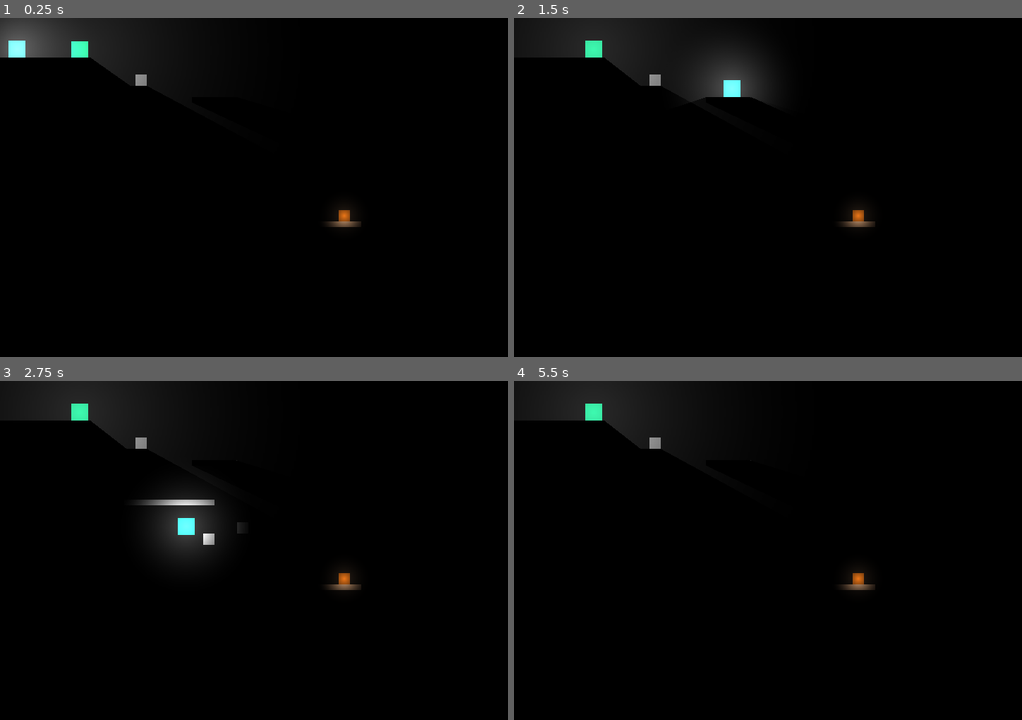
Above: before the commit, frames 1-4 (two rows, left to right).
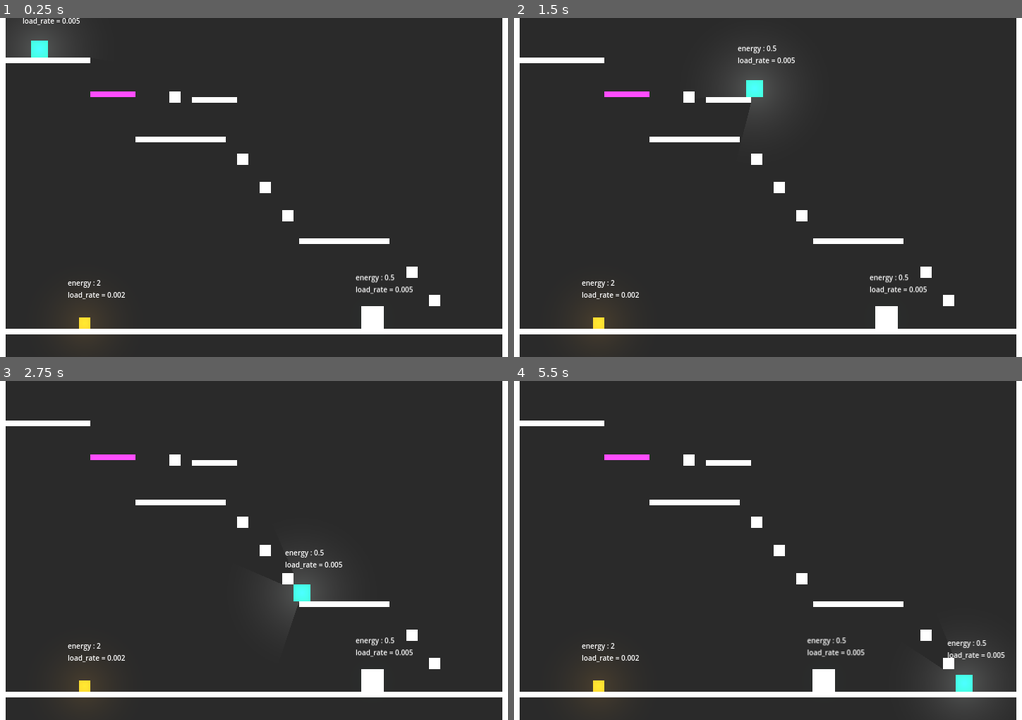
Above: after the commit, the same moments.

Repository: ToastedBrains/glow-me
Game: Godot game, scene res://levels/level1/level_1.tscn
Same seed, same stepped clock (60 frames per second), same inputs: the game is played once before the commit and once after it.
Inputs:
- Up to frame 1 (0.25 s): no input
- Up to frame 2 (1.5 s): tap Enter (ui_accept) at 0.5, 0.77 s; hold Right (ui_right) from 0.53 s (still down)
- Up to frame 3 (2.75 s): tap Enter (ui_accept) at 1.52 s; release Right (ui_right) at 2.03 s; hold Left (ui_left) from 2.03 s (still down)
- Up to frame 4 (5.5 s): release Left (ui_left) at 2.78 s; hold Right (ui_right) 2.78-4.28 s; tap Enter (ui_accept) at 3.02, 3.77, 4.52 s; hold Left (ui_left) 4.28-5.03 s; hold Right (ui_right) from 5.03 s (still down)

The runs differ from the first frame. In frame 1, 96% of the frame differs, in the area x 0-100%, y 0-100%; in frame 2, 94%; in frame 3, 93%; in frame 4, 96%.

Commit message:
Phospho feature alpha.

Diff:
--- a/LightSources/light_source.gd
+++ b/LightSources/light_source.gd
@@ -1,36 +1,23 @@
-extends Area2D
+extends StaticBody2D
 
 
 # Called when the node enters the scene tree for the first time.
 func _ready():
-	pass # Replace with function body.
 
+	$Phosphorescence.min_energy = 2.0
+	$Phosphorescence.max_energy = 2.0
+	$Phosphorescence.load_rate = 0.002
+	$Phosphorescence.color = Color(0.743, 0.484, 0.094, 1)
+	$Phosphorescence.change_state(3)
+
+	#@onready var energy = 2.0
+#@onready var min_energy = 0.5
+#@onready var max_energy = 2.0
+#@onready var max_load = 2.0
+#@onready var load_rate = 0.005
+#@onready var unload_rate = 0.001
+#@onready var min_radius = 1
 
 # Called every frame. 'delta' is the elapsed time since the previous frame.
 func _process(delta):
 	pass
-
-
-
-
-func _on_body_entered(body):
-	if body is CharacterBody2D:
-#		print(body)
-		var props = body.get_property_list()
-		for p in props:
-			print(p)
-		body.charging = true
-#	queue_free()
-#	body.power_up = true
-#	body.queue_free()
-#	body.charge_up()
-
-
-
-func _on_body_exited(body):
-	if body is CharacterBody2D:
-#		print(body)
-		var props = body.get_property_list()
-		for p in props:
-			print(p)
-		body.charging = false
--- a/LightSources/light_source.tscn
+++ b/LightSources/light_source.tscn
@@ -1,16 +1,13 @@
 [gd_scene load_steps=4 format=3 uid="uid://cmwujakjog1t7"]
 
-[ext_resource type="Texture2D" uid="uid://c75m4rx1nsw3h" path="res://assets/sprites/light_temp.png" id="1_i24e3"]
 [ext_resource type="Script" path="res://LightSources/light_source.gd" id="1_vgbqu"]
+[ext_resource type="PackedScene" uid="uid://t11l2j1r1tre" path="res://Phosphorescents/phosphorescence.tscn" id="2_wnk5r"]
 
-[sub_resource type="CircleShape2D" id="CircleShape2D_2dk45"]
-radius = 40.0
+[sub_resource type="RectangleShape2D" id="RectangleShape2D_hybrr"]
+size = Vector2(16, 16)
 
-[node name="LightSource" type="Area2D" groups=["light_sources"]]
+[node name="LightSource" type="StaticBody2D" groups=["light_sources"]]
 script = ExtResource("1_vgbqu")
-
-[node name="CollisionShape2D" type="CollisionShape2D" parent="."]
-shape = SubResource("CircleShape2D_2dk45")
 
 [node name="ColorRect" type="ColorRect" parent="."]
 offset_left = -8.0
@@ -19,10 +16,7 @@
 offset_bottom = 8.0
 color = Color(0.92549, 0.619608, 0.176471, 1)
 
-[node name="PointLight2D" type="PointLight2D" parent="."]
-scale = Vector2(0.333333, 0.333333)
-color = Color(1, 0.756863, 0.556863, 1)
-texture = ExtResource("1_i24e3")
+[node name="CollisionShape2D" type="CollisionShape2D" parent="."]
+shape = SubResource("RectangleShape2D_hybrr")
 
-[connection signal="body_entered" from="." to="." method="_on_body_entered"]
-[connection signal="body_exited" from="." to="." method="_on_body_exited"]
+[node name="Phosphorescence" parent="." instance=ExtResource("2_wnk5r")]
--- a/Phosphorescents/phospho_cube.gd
+++ /dev/null
@@ -1,18 +0,0 @@
-extends RigidBody2D
-
-@onready var power_up = false
-
-func charge_up():
-	power_up = true
-
-func charge_down():
-	power_up = false
-
-
-func _ready():
-	pass # Replace with function body.
-
-
-# Called every frame. 'delta' is the elapsed time since the previous frame.
-func _process(delta):
-	pass
--- a/Phosphorescents/phospho_cube.tscn
+++ /dev/null
@@ -1,32 +0,0 @@
-[gd_scene load_steps=4 format=3 uid="uid://cxwblhx28wseb"]
-
-[ext_resource type="Texture2D" uid="uid://c75m4rx1nsw3h" path="res://assets/sprites/light_temp.png" id="1_jm8ml"]
-[ext_resource type="Script" path="res://Phosphorescents/phospho_cube.gd" id="1_wjrgd"]
-
-[sub_resource type="RectangleShape2D" id="RectangleShape2D_gviq2"]
-size = Vector2(24, 24)
-
-[node name="PhosphoCube" type="RigidBody2D" groups=["phosphorescents"]]
-script = ExtResource("1_wjrgd")
-
-[node name="ColorRect" type="ColorRect" parent="."]
-anchors_preset = 8
-anchor_left = 0.5
-anchor_top = 0.5
-anchor_right = 0.5
-anchor_bottom = 0.5
-offset_left = -12.0
-offset_top = -12.0
-offset_right = 12.0
-offset_bottom = 12.0
-grow_horizontal = 2
-grow_vertical = 2
-color = Color(0.243137, 0.984314, 0.694118, 1)
-
-[node name="CollisionShape2D" type="CollisionShape2D" parent="."]
-shape = SubResource("RectangleShape2D_gviq2")
-
-[node name="PointLight2D" type="PointLight2D" parent="."]
-shadow_enabled = true
-texture = ExtResource("1_jm8ml")
-texture_scale = 3.0
--- /dev/null
+++ b/Phosphorescents/phosphorescence.gd
@@ -0,0 +1,108 @@
+extends Node2D
+
+enum {INIT, CHARGING, DISCHARGING, PERMANENT}
+
+var state = INIT
+var energy = 2.0
+var min_energy = 0.5
+var max_energy = 2.0
+var max_load = 2.0
+var load_rate = 0.005
+var unload_rate = 0.001
+var min_radius = 1
+var color = Color(0.243, 0.984, 0.694, 1)
+
+var sources = []
+var id : int
+
+@export var permanent = false
+
+
+
+func change_state(
+		new_state,
+		source_power : float = 0.0,
+		#source_rate : float = 0.0,
+	):
+	if new_state == PERMANENT:
+		energy = max_energy
+		$PointLight2D.texture_scale = max_energy
+		$Halo/CollisionShape2D.set_scale(Vector2(max_energy, max_energy))
+	else:
+		match new_state:
+			INIT:
+				energy = min_energy
+			CHARGING:
+				sources.append(source_power)
+				#load_rate += source_rate
+				max_load = sources.max()
+			DISCHARGING:
+				#load_rate = clamp(load_rate - source_rate, 0, 99)
+				var i = sources.find(source_power)
+				if i > -1:
+					sources.erase(i)
+	state = new_state
+
+
+func set_energy():
+	# The body is always unloading energy.
+	if state != PERMANENT:
+		energy = clamp(energy - unload_rate * 1, min_energy, max_energy)
+		$PointLight2D.texture_scale = clamp($PointLight2D.texture_scale - $PointLight2D.texture_scale * unload_rate, min_radius, max_energy)
+		$PointLight2D.energy = energy
+		$Halo/CollisionShape2D.set_scale(Vector2(energy, energy))
+
+	var r = energy / max_energy
+	$PointLight2D.color = Color(color.r * r, color.g * r, color.b * r, 1)
+
+	if state == CHARGING:
+		energy = clamp(energy + load_rate, min_energy, max_energy)
+		$PointLight2D.energy = energy
+		$PointLight2D.texture_scale = clamp($PointLight2D.texture_scale + $PointLight2D.texture_scale * load_rate, min_radius, max_energy)
+		$Halo/CollisionShape2D.set_scale(Vector2(energy, energy))
+
+func emit():
+	pass
+
+func absorb():
+	pass
+
+
+func _ready():
+	randomize()
+	id = randi_range(1, 999999)
+	#$Halo/CollisionShape2D.disabled = true
+	#await get_tree().create_timer(5).timeout
+	#$Halo/CollisionShape2D.disabled = false
+	change_state(INIT)
+	get_parent().add_to_group("phosphorescents")
+	#if permanent:
+		#change_state(PERMANENT)
+
+func _process(delta):
+	set_energy()
+	$Label.text = "energy : {energy}\nload_rate = {load_rate}".format({
+		"energy": energy,
+		"load_rate": load_rate,
+		})
+
+
+func _on_halo_body_entered(body):
+	#print("enter ", body.name)
+	if body.is_in_group("phosphorescents"):
+		print("Is Phosphorescence! => ", body)
+		var phosphorescent = body.get_node("Phosphorescence")
+		if id != phosphorescent.id:
+		#print("ID of this: ", id, " - Body's ID: ", phosphorescent.id)
+		#print(phosphorescent)
+		#phosphorescent.sources
+			phosphorescent.change_state(1, energy)
+		#print(phosphorescent.state)
+
+
+func _on_halo_body_exited(body):
+	#print("exit")
+	if (body is CharacterBody2D or body is RigidBody2D) and body.has_node("Phosphorescence"):
+		var phosphorescent = body.get_node("Phosphorescence")
+		if id != phosphorescent.id:
+			phosphorescent.change_state(2, energy)
--- /dev/null
+++ b/Phosphorescents/phosphorescence.tscn
@@ -0,0 +1,31 @@
+[gd_scene load_steps=4 format=3 uid="uid://t11l2j1r1tre"]
+
+[ext_resource type="Script" path="res://Phosphorescents/phosphorescence.gd" id="1_g7b88"]
+[ext_resource type="Texture2D" uid="uid://ci6xfolijtmdi" path="res://Phosphorescents/light_temp.png" id="2_47ikm"]
+
+[sub_resource type="CircleShape2D" id="CircleShape2D_e2xy7"]
+radius = 24.0
+
+[node name="Phosphorescence" type="Node2D" groups=["phosphorescents"]]
+script = ExtResource("1_g7b88")
+
+[node name="PointLight2D" type="PointLight2D" parent="."]
+position = Vector2(-6.67572e-06, 1.90735e-06)
+scale = Vector2(0.4, 0.4)
+shadow_enabled = true
+texture = ExtResource("2_47ikm")
+
+[node name="Halo" type="Area2D" parent="."]
+
+[node name="CollisionShape2D" type="CollisionShape2D" parent="Halo"]
+shape = SubResource("CircleShape2D_e2xy7")
+
+[node name="Label" type="Label" parent="."]
+offset_left = -24.0
+offset_top = -64.0
+offset_right = 16.0
+offset_bottom = -41.0
+theme_override_font_sizes/font_size = 10
+
+[connection signal="body_entered" from="Halo" to="." method="_on_halo_body_entered"]
+[connection signal="body_exited" from="Halo" to="." method="_on_halo_body_exited"]
--- /dev/null
+++ b/Phosphorescents/rigid_body_2d.tscn
@@ -0,0 +1,19 @@
+[gd_scene load_steps=3 format=3 uid="uid://c888flckfoxan"]
+
+[ext_resource type="PackedScene" uid="uid://t11l2j1r1tre" path="res://Phosphorescents/phosphorescence.tscn" id="1_qrujn"]
+
+[sub_resource type="RectangleShape2D" id="RectangleShape2D_ft0lh"]
+size = Vector2(32, 32)
+
+[node name="RigidBody2D" type="RigidBody2D"]
+
+[node name="ColorRect" type="ColorRect" parent="."]
+offset_left = -16.0
+offset_top = -16.0
+offset_right = 16.0
+offset_bottom = 16.0
+
+[node name="CollisionShape2D" type="CollisionShape2D" parent="."]
+shape = SubResource("RectangleShape2D_ft0lh")
+
+[node name="Phosphorescence" parent="." instance=ExtResource("1_qrujn")]
--- a/Player/player.gd
+++ b/Player/player.gd
@@ -2,28 +2,41 @@
 
 
 @onready var gravity = ProjectSettings.get_setting("physics/2d/default_gravity")
-@onready var charging = false
+#@onready var charging = false
+#@onready var max_energy = 2
 
 @export var speed = 300.0
 @export var jump_velocity = -400.0
-@export var energy = 2
-@export var radius = 2
+#@export var energy = 2
+#@export var radius = 2
 
-func set_energy():
-	if charging:
-		energy = clamp(energy + 0.01, 0.1, 2)
-		$PointLight2D.energy = energy
-		$PointLight2D.texture_scale = clamp($PointLight2D.texture_scale + $PointLight2D.texture_scale * 0.01, 0.5, 3)
-	else:
-		energy = clamp(energy - 0.001, 0.1, 2)
-		$PointLight2D.texture_scale = clamp($PointLight2D.texture_scale - $PointLight2D.texture_scale * 0.001, 0.5, 3)
-		$PointLight2D.energy = energy
 
-func charge_up():
-	charging = true
 
-func charge_down():
-	charging = false
+#3efbb1 > 0.243, 0.984, 0.694, 1
+#26f07c > 0.149, 0.941, 0.486, 1
+#1ef35a > 0.118, 0.953, 0.353, 1
+#0ea41a > 0.055, 0.643, 0.102, 1
+#153a16 > 0.082, 0.227, 0.086, 1
+
+#func set_energy():
+	#if charging:
+		#energy = clamp(energy + 0.01, 0.1, 2)
+		#$PointLight2D.energy = energy
+		#$PointLight2D.texture_scale = clamp($PointLight2D.texture_scale + $PointLight2D.texture_scale * 0.01, 0.5, 3)
+	#else:
+		#energy = clamp(energy - 0.001, 0.15, 2)
+		#$PointLight2D.texture_scale = clamp($PointLight2D.texture_scale - $PointLight2D.texture_scale * 0.001, 0.5, 3)
+		#$PointLight2D.energy = energy
+#
+#func charge_up(sources : Array = []) -> bool:
+	#charging = true
+	#if energy >= max_energy:
+		#energy = max_energy
+		#return true
+	#return false
+#
+#func charge_decrease():
+	#charging = false
 
 func _physics_process(delta):
 	if not is_on_floor():
@@ -40,18 +53,18 @@
 			var collision = get_slide_collision(collisions)
 			if collision.get_collider() is RigidBody2D:
 				collision.get_collider().apply_force(collision.get_normal() * -2500)
-	set_energy()
+	#set_energy()
 
 
-func _on_area_2d_area_entered(area):
-	print("entered")
-	if area.is_in_group("light_sources"):
-		print("s-enter")
-		charging = true
-
-
-func _on_area_2d_area_exited(area):
-	print("exited")
-	if area.is_in_group("light_sources"):
-		print("s-exit")
-		charging = false
+#func _on_area_2d_area_entered(area):
+	#print("entered")
+	#if area.is_in_group("light_sources"):
+		#print("s-enter")
+		#charging = true
+#
+#
+#func _on_area_2d_area_exited(area):
+	#print("exited")
+	#if area.is_in_group("light_sources"):
+		#print("s-exit")
+		#charging = false
--- a/Player/player.tscn
+++ b/Player/player.tscn
@@ -1,7 +1,8 @@
-[gd_scene load_steps=5 format=3 uid="uid://cb0j6v8shsd03"]
+[gd_scene load_steps=6 format=3 uid="uid://cb0j6v8shsd03"]
 
 [ext_resource type="Script" path="res://Player/player.gd" id="1_vd73t"]
 [ext_resource type="Texture2D" uid="uid://c75m4rx1nsw3h" path="res://assets/sprites/light_temp.png" id="2_py3su"]
+[ext_resource type="PackedScene" uid="uid://t11l2j1r1tre" path="res://Phosphorescents/phosphorescence.tscn" id="3_v5kig"]
 
 [sub_resource type="RectangleShape2D" id="RectangleShape2D_p3duk"]
 size = Vector2(24, 24)
@@ -17,7 +18,7 @@
 offset_top = -12.0
 offset_right = 12.0
 offset_bottom = 12.0
-color = Color(0.243137, 0.984314, 0.694118, 1)
+color = Color(0.14902, 0.941176, 0.486275, 1)
 
 [node name="CollisionShape2D" type="CollisionShape2D" parent="."]
 shape = SubResource("RectangleShape2D_p3duk")
@@ -30,3 +31,5 @@
 
 [node name="CollisionShape2D" type="CollisionShape2D" parent="Halo"]
 shape = SubResource("CircleShape2D_1fvnt")
+
+[node name="Phosphorescence" parent="." instance=ExtResource("3_v5kig")]
--- a/levels/level1/level_1.tscn
+++ b/levels/level1/level_1.tscn
@@ -1,12 +1,15 @@
-[gd_scene load_steps=10 format=3 uid="uid://b8uwijdmfacbs"]
+[gd_scene load_steps=20 format=3 uid="uid://b8uwijdmfacbs"]
 
 [ext_resource type="PackedScene" uid="uid://cb0j6v8shsd03" path="res://Player/player.tscn" id="1_snwly"]
-[ext_resource type="PackedScene" uid="uid://cmwujakjog1t7" path="res://LightSources/light_source.tscn" id="2_m6ggs"]
-[ext_resource type="PackedScene" uid="uid://cxwblhx28wseb" path="res://Phosphorescents/phospho_cube.tscn" id="3_eckn1"]
+[ext_resource type="PackedScene" uid="uid://cmwujakjog1t7" path="res://LightSources/light_source.tscn" id="3_ivwls"]
+[ext_resource type="PackedScene" uid="uid://c888flckfoxan" path="res://Phosphorescents/rigid_body_2d.tscn" id="4_4krsy"]
 
 [sub_resource type="RectangleShape2D" id="RectangleShape2D_vtrlt"]
 size = Vector2(64, 8)
 
+[sub_resource type="OccluderPolygon2D" id="OccluderPolygon2D_vwwji"]
+polygon = PackedVector2Array(64, 0, 64, 8, 0, 8, 0, 0)
+
 [sub_resource type="RectangleShape2D" id="RectangleShape2D_o41vk"]
 size = Vector2(128, 8)
 
@@ -17,10 +20,37 @@
 size = Vector2(16, 16)
 
 [sub_resource type="OccluderPolygon2D" id="OccluderPolygon2D_lni8u"]
-polygon = PackedVector2Array(-48, 16, 16, 16, 16, 24, -48, 24)
+polygon = PackedVector2Array(0, 0, 16, 0, 16, 16, 0, 16)
 
 [sub_resource type="OccluderPolygon2D" id="OccluderPolygon2D_f75hj"]
 polygon = PackedVector2Array(64, 0, 64, 8, 0, 8, 0, 0)
+
+[sub_resource type="OccluderPolygon2D" id="OccluderPolygon2D_akyra"]
+polygon = PackedVector2Array(128, 0, 128, 8, 0, 8, 0, 0)
+
+[sub_resource type="OccluderPolygon2D" id="OccluderPolygon2D_8ll2d"]
+polygon = PackedVector2Array(16, 0, 16, 16, 0, 16, 0, 0)
+
+[sub_resource type="RectangleShape2D" id="RectangleShape2D_mm7m3"]
+size = Vector2(720, 8)
+
+[sub_resource type="OccluderPolygon2D" id="OccluderPolygon2D_t7shn"]
+polygon = PackedVector2Array(352, -208, 352, -192, 336, -192, 336, -208)
+
+[sub_resource type="OccluderPolygon2D" id="OccluderPolygon2D_mpdoy"]
+polygon = PackedVector2Array(128, 0, 128, 8, 0, 8, 0, 0)
+
+[sub_resource type="OccluderPolygon2D" id="OccluderPolygon2D_uhlm1"]
+polygon = PackedVector2Array(16, 0, 16, 16, 0, 16, 0, 0)
+
+[sub_resource type="OccluderPolygon2D" id="OccluderPolygon2D_yn1hv"]
+polygon = PackedVector2Array(16, 0, 16, 16, 0, 16, 0, 0)
+
+[sub_resource type="OccluderPolygon2D" id="OccluderPolygon2D_q3jgb"]
+polygon = PackedVector2Array(16, 0, 16, 16, 0, 16, 0, 0)
+
+[sub_resource type="OccluderPolygon2D" id="OccluderPolygon2D_8nkdp"]
+polygon = PackedVector2Array(16, 0, 16, 16, 0, 16, 0, 0)
 
 [node name="Level1" type="Node"]
 
@@ -30,13 +60,13 @@
 color = Color(0.164706, 0.164706, 0.164706, 1)
 
 [node name="Player" parent="." instance=ExtResource("1_snwly")]
-position = Vector2(24, 16)
+position = Vector2(56, 32)
 
 [node name="P64" type="ColorRect" parent="."]
-offset_left = 144.0
-offset_top = 96.0
-offset_right = 208.0
-offset_bottom = 104.0
+offset_left = 128.0
+offset_top = 104.0
+offset_right = 192.0
+offset_bottom = 112.0
 color = Color(1, 0.301961, 1, 1)
 metadata/_edit_group_ = true
 
@@ -45,6 +75,9 @@
 [node name="CollisionShape2D" type="CollisionShape2D" parent="P64/StaticBody2D"]
 position = Vector2(32, 4)
 shape = SubResource("RectangleShape2D_vtrlt")
+
+[node name="LightOccluder2D" type="LightOccluder2D" parent="P64"]
+occluder = SubResource("OccluderPolygon2D_vwwji")
 
 [node name="P128" type="ColorRect" parent="."]
 offset_top = 56.0
@@ -62,10 +95,10 @@
 occluder = SubResource("OccluderPolygon2D_4bmeh")
 
 [node name="P32sq" type="ColorRect" parent="."]
-offset_left = 192.0
-offset_top = 80.0
-offset_right = 208.0
-offset_bottom = 96.0
+offset_left = 240.0
+offset_top = 104.0
+offset_right = 256.0
+offset_bottom = 120.0
 metadata/_edit_group_ = true
 
 [node name="StaticBody2D" type="StaticBody2D" parent="P32sq"]
@@ -94,9 +127,9 @@
 occluder = SubResource("OccluderPolygon2D_f75hj")
 
 [node name="P129" type="ColorRect" parent="."]
-offset_left = 176.0
+offset_left = 192.0
 offset_top = 168.0
-offset_right = 304.0
+offset_right = 320.0
 offset_bottom = 176.0
 metadata/_edit_group_ = true
 
@@ -106,11 +139,14 @@
 position = Vector2(64, 4)
 shape = SubResource("RectangleShape2D_o41vk")
 
+[node name="LightOccluder2D" type="LightOccluder2D" parent="P129"]
+occluder = SubResource("OccluderPolygon2D_akyra")
+
 [node name="P32sq2" type="ColorRect" parent="."]
 offset_left = 336.0
-offset_top = 200.0
+offset_top = 192.0
 offset_right = 352.0
-offset_bottom = 216.0
+offset_bottom = 208.0
 metadata/_edit_group_ = true
 
 [node name="StaticBody2D" type="StaticBody2D" parent="P32sq2"]
@@ -119,24 +155,61 @@
 position = Vector2(8, 8)
 shape = SubResource("RectangleShape2D_fpt11")
 
+[node name="LightOccluder2D" type="LightOccluder2D" parent="P32sq2"]
+occluder = SubResource("OccluderPolygon2D_8ll2d")
+
 [node name="P66" type="ColorRect" parent="."]
-offset_left = 304.0
-offset_top = 336.0
-offset_right = 368.0
-offset_bottom = 344.0
+offset_top = 440.0
+offset_right = 720.0
+offset_bottom = 448.0
 metadata/_edit_group_ = true
 
 [node name="StaticBody2D" type="StaticBody2D" parent="P66"]
 
 [node name="CollisionShape2D" type="CollisionShape2D" parent="P66/StaticBody2D"]
-position = Vector2(32, 4)
-shape = SubResource("RectangleShape2D_vtrlt")
+position = Vector2(360, 4)
+shape = SubResource("RectangleShape2D_mm7m3")
+
+[node name="LightOccluder2D" type="LightOccluder2D" parent="P66"]
+occluder = SubResource("OccluderPolygon2D_t7shn")
+
+[node name="P67" type="ColorRect" parent="."]
+offset_left = 720.0
+offset_right = 1440.0
+offset_bottom = 8.0
+rotation = 1.5708
+metadata/_edit_group_ = true
+
+[node name="StaticBody2D" type="StaticBody2D" parent="P67"]
+
+[node name="CollisionShape2D" type="CollisionShape2D" parent="P67/StaticBody2D"]
+position = Vector2(360, 4)
+shape = SubResource("RectangleShape2D_mm7m3")
+
+[node name="LightOccluder2D" type="LightOccluder2D" parent="P67"]
+occluder = SubResource("OccluderPolygon2D_t7shn")
+
+[node name="P68" type="ColorRect" parent="."]
+offset_left = 8.0
+offset_right = 728.0
+offset_bottom = 8.0
+rotation = 1.5708
+metadata/_edit_group_ = true
+
+[node name="StaticBody2D" type="StaticBody2D" parent="P68"]
+
+[node name="CollisionShape2D" type="CollisionShape2D" parent="P68/StaticBody2D"]
+position = Vector2(360, 4)
+shape = SubResource("RectangleShape2D_mm7m3")
+
+[node name="LightOccluder2D" type="LightOccluder2D" parent="P68"]
+occluder = SubResource("OccluderPolygon2D_t7shn")
 
 [node name="P130" type="ColorRect" parent="."]
-offset_left = 384.0
-offset_top = 288.0
-offset_right = 512.0
-offset_bottom = 296.0
+offset_left = 424.0
+offset_top = 312.0
+offset_right = 552.0
+offset_bottom = 320.0
 metadata/_edit_group_ = true
 
 [node name="StaticBody2D" type="StaticBody2D" parent="P130"]
@@ -145,50 +218,62 @@
 position = Vector2(64, 4)
 shape = SubResource("RectangleShape2D_o41vk")
 
+[node name="LightOccluder2D" type="LightOccluder2D" parent="P130"]
+occluder = SubResource("OccluderPolygon2D_mpdoy")
+
 [node name="P32sq3" type="ColorRect" parent="."]
-offset_left = 384.0
+offset_left = 608.0
+offset_top = 392.0
+offset_right = 624.0
+offset_bottom = 408.0
+metadata/_edit_group_ = true
+
+[node name="StaticBody2D" type="StaticBody2D" parent="P32sq3"]
+
+[node name="CollisionShape2D" type="CollisionShape2D" parent="P32sq3/StaticBody2D"]
+position = Vector2(8, 8)
+shape = SubResource("RectangleShape2D_fpt11")
+
+[node name="LightOccluder2D" type="LightOccluder2D" parent="P32sq3"]
+occluder = SubResource("OccluderPolygon2D_uhlm1")
+
+[node name="P32sq4" type="ColorRect" parent="."]
+offset_left = 368.0
+offset_top = 232.0
+offset_right = 384.0
+offset_bottom = 248.0
+metadata/_edit_group_ = true
+
+[node name="StaticBody2D" type="StaticBody2D" parent="P32sq4"]
+
+[node name="CollisionShape2D" type="CollisionShape2D" parent="P32sq4/StaticBody2D"]
+position = Vector2(8, 8)
+shape = SubResource("RectangleShape2D_fpt11")
+
+[node name="LightOccluder2D" type="LightOccluder2D" parent="P32sq4"]
+occluder = SubResource("OccluderPolygon2D_yn1hv")
+
+[node name="P32sq5" type="ColorRect" parent="."]
+offset_left = 400.0
 offset_top = 272.0
-offset_right = 400.0
+offset_right = 416.0
 offset_bottom = 288.0
 metadata/_edit_group_ = true
 
-[node name="StaticBody2D" type="StaticBody2D" parent="P32sq3"]
-
-[node name="CollisionShape2D" type="CollisionShape2D" parent="P32sq3/StaticBody2D"]
-position = Vector2(8, 8)
-shape = SubResource("RectangleShape2D_fpt11")
-
-[node name="P32sq4" type="ColorRect" parent="."]
-offset_left = 400.0
-offset_top = 232.0
-offset_right = 416.0
-offset_bottom = 248.0
-metadata/_edit_group_ = true
-
-[node name="StaticBody2D" type="StaticBody2D" parent="P32sq4"]
-
-[node name="CollisionShape2D" type="CollisionShape2D" parent="P32sq4/StaticBody2D"]
-position = Vector2(8, 8)
-shape = SubResource("RectangleShape2D_fpt11")
-
-[node name="P32sq5" type="ColorRect" parent="."]
-offset_left = 288.0
-offset_top = 216.0
-offset_right = 304.0
-offset_bottom = 232.0
-metadata/_edit_group_ = true
-
 [node name="StaticBody2D" type="StaticBody2D" parent="P32sq5"]
 
 [node name="CollisionShape2D" type="CollisionShape2D" parent="P32sq5/StaticBody2D"]
 position = Vector2(8, 8)
 shape = SubResource("RectangleShape2D_fpt11")
 
+[node name="LightOccluder2D" type="LightOccluder2D" parent="P32sq5"]
+occluder = SubResource("OccluderPolygon2D_q3jgb")
+
 [node name="P32sq6" type="ColorRect" parent="."]
-offset_left = 344.0
-offset_top = 304.0
-offset_right = 360.0
-offset_bottom = 320.0
+offset_left = 576.0
+offset_top = 352.0
+offset_right = 592.0
+offset_bottom = 368.0
 metadata/_edit_group_ = true
 
 [node name="StaticBody2D" type="StaticBody2D" parent="P32sq6"]
@@ -197,11 +282,15 @@
 position = Vector2(8, 8)
 shape = SubResource("RectangleShape2D_fpt11")
 
+[node name="LightOccluder2D" type="LightOccluder2D" parent="P32sq6"]
+occluder = SubResource("OccluderPolygon2D_8nkdp")
+
 [node name="CanvasModulate" type="CanvasModulate" parent="."]
+visible = false
 color = Color(0, 0, 0, 1)
 
-[node name="LightSource" parent="." instance=ExtResource("2_m6ggs")]
-position = Vector2(488, 280)
-
-[node name="PhosphoCube" parent="." instance=ExtResource("3_eckn1")]
-position = Vector2(113, 17)
+[node name="RigidBody2D" parent="." instance=ExtResource("4_4krsy")]
+position = Vector2(528, 400)
+
+[node name="LightSource" parent="." instance=ExtResource("3_ivwls")]
+position = Vector2(120, 432)
Binary file added: Phosphorescents/light_temp.png
Not shown, added: Phosphorescents/light_temp.png.import
